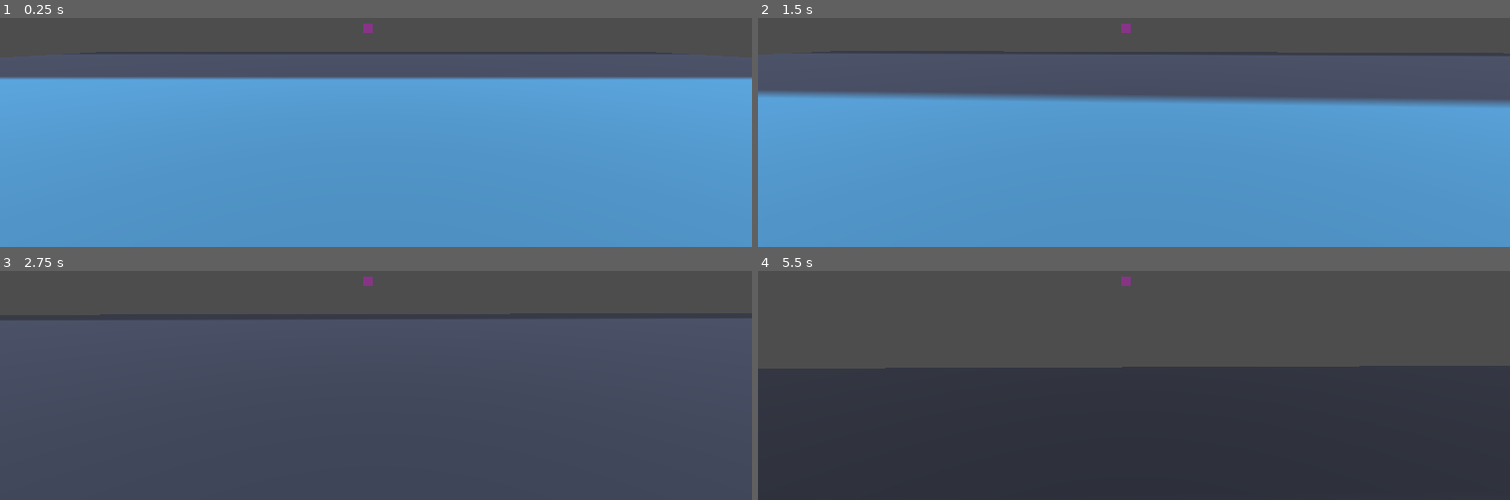
Above: before the commit, frames 1-4 (two rows, left to right).
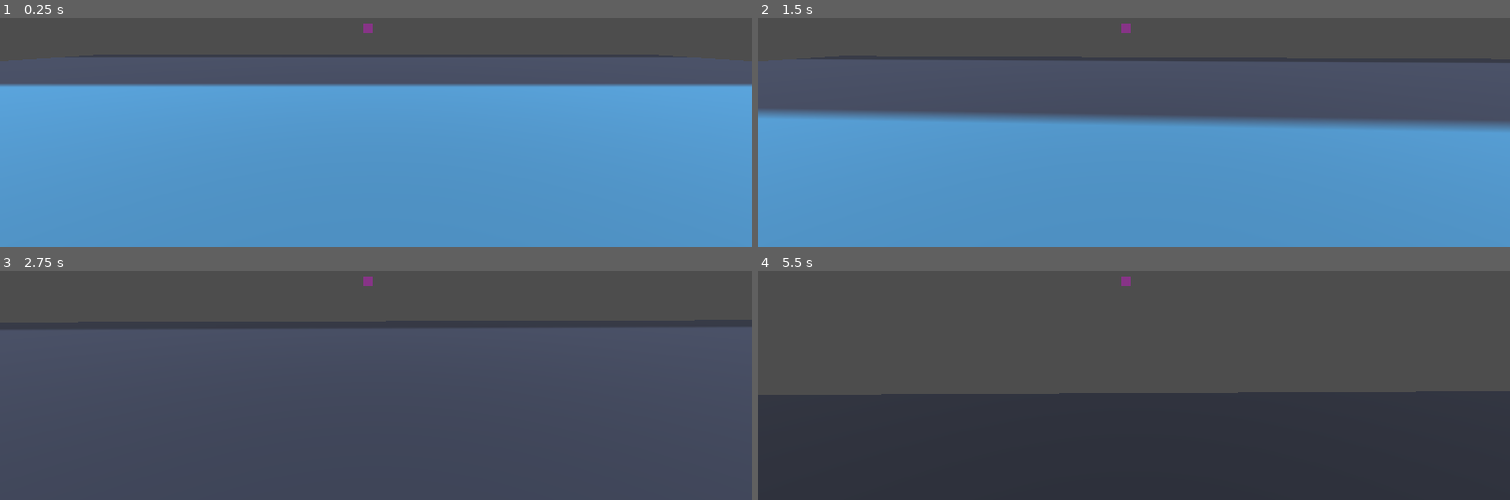
Above: after the commit, the same moments.

Repository: mabanana/FPS-Project-A
Game: Godot game, scene res://test_scene.tscn
Same seed, same stepped clock (60 frames per second), same inputs: the game is played once before the commit and once after it. The engine's default icon, where the game draws it, is replaced by a stand-in: a white triangle on a blue panel in a dark square.
Inputs (mouse positions are in pixels of both pictures, inside the frame that each line leads up to):
- Up to frame 1 (0.25 s): no input
- Up to frame 2 (1.5 s): tap Enter (ui_accept) at 0.5, 0.77 s; move the mouse to (1171, 34) at 0.52 s; press the mouse at (1171, 34) at 0.53 s; hold Up (ui_up) from 0.53 s (still down); move the mouse to (1096, 38) at 1.27 s; release the mouse at (1096, 38) at 1.28 s; click (1096, 38) at 1.35 s
- Up to frame 3 (2.75 s): keep holding Up (ui_up); tap Enter (ui_accept) at 1.52 s; move the mouse to (391, 282) at 2.02 s; press the mouse at (391, 282) at 2.03 s
- Up to frame 4 (5.5 s): keep holding Up (ui_up); move the mouse to (1126, 296) at 2.77 s; release the mouse at (1126, 296) at 2.78 s; click (1126, 296) at 2.85 s; tap Enter (ui_accept) at 3.02, 3.77, 4.52 s; move the mouse to (1186, 293) at 3.52 s; press the mouse at (1186, 293) at 3.53 s; move the mouse to (1073, 284) at 4.27 s; release the mouse at (1073, 284) at 4.28 s; click (1073, 284) at 4.35 s; move the mouse to (1141, 289) at 5.02 s; press the mouse at (1141, 289) at 5.03 s

The runs differ from the first frame. In frame 1, 5.4% of the frame differs, in the area x 0-100%, y 15-30%; in frame 2, 14%, in the area x 0-100%, y 15-50%; in frame 3, 3.4%; in frame 4, 11%.

Commit message:
Add damage number display on click

Diff:
--- /dev/null
+++ b/DamageNumber.gd
@@ -0,0 +1,22 @@
+extends Node3D
+class_name DamageNumber
+@onready var label = %Label
+@export var linger_time: int
+@export var rand_range_x : Vector2
+@export var rand_range_y : Vector2
+@export var rand_range_z : Vector2
+var rand_position : Vector3
+var damage_number: int = 0
+
+
+func _ready():
+	label.text = str(damage_number)
+	rand_position = Vector3(randf_range(rand_range_x.x,rand_range_x.y),
+	randf_range(rand_range_y.x,rand_range_y.y),
+	randf_range(rand_range_z.x,rand_range_z.y))
+
+func _process(delta):
+	var tween = get_tree().create_tween()
+	tween.tween_property(self, "position", rand_position, 2)
+	tween.tween_property(self, "scale", Vector2(), 2)
+	tween.tween_callback(queue_free)
--- /dev/null
+++ b/DamageNumber.tscn
@@ -0,0 +1,14 @@
+[gd_scene load_steps=2 format=3 uid="uid://ntdyygiwkdsj"]
+
+[ext_resource type="Script" path="res://DamageNumber.gd" id="1_yogaj"]
+
+[node name="DamageNumber" type="Node3D"]
+script = ExtResource("1_yogaj")
+linger_time = 1
+rand_range_x = Vector2(-1, 1)
+rand_range_y = Vector2(2, 3)
+rand_range_z = Vector2(-1, 1)
+
+[node name="Label" type="Label3D" parent="."]
+unique_name_in_owner = true
+billboard = 1
--- a/player.gd
+++ b/player.gd
@@ -1,11 +1,14 @@
 extends CharacterBody3D
 
 @onready var camera = %Camera3D
+@export var damage_floor: int = 1
+@export var damage_ceiling: int = 5
 const MOUSE_SENSITIVITY = 0.001
 const SPEED = 5.0
 const JUMP_VELOCITY = 4.5
 const VERTICAL_LOOK_LIMIT = 89.0
 const RAY_LENGTH = 1000
+
 
 func _ready():
 	Input.set_mouse_mode(Input.MOUSE_MODE_CAPTURED)
@@ -52,7 +55,8 @@
 	var end = origin + camera.project_ray_normal(mousepos) * RAY_LENGTH
 	var query = PhysicsRayQueryParameters3D.create(origin, end)
 	query.collide_with_areas = true
-
 	var result = space_state.intersect_ray(query)
 	if result:
+		if result.collider.has_method("take_damage"):
+			result.collider.take_damage(randf_range(damage_floor, damage_ceiling))
 		print(result.collider.name)
--- /dev/null
+++ b/target_dummy.gd
@@ -0,0 +1,9 @@
+extends CharacterBody3D
+class_name TargetDummy
+@onready var damage_number: PackedScene = preload("res://DamageNumber.tscn")
+
+func take_damage(damage):
+	var new_damage_number = damage_number.instantiate()
+	new_damage_number.damage_number = damage
+	new_damage_number.position = Vector3.UP*1.5
+	add_child(new_damage_number)
--- a/test_scene.tscn
+++ b/test_scene.tscn
@@ -1,7 +1,8 @@
-[gd_scene load_steps=9 format=3 uid="uid://bgp15f5w735mi"]
+[gd_scene load_steps=12 format=3 uid="uid://bgp15f5w735mi"]
 
 [ext_resource type="Script" path="res://player.gd" id="1_00xln"]
 [ext_resource type="Texture2D" uid="uid://brje054dv2kjn" path="res://icon.svg" id="1_fv1bh"]
+[ext_resource type="Script" path="res://target_dummy.gd" id="3_j23id"]
 
 [sub_resource type="PlaceholderTexture2D" id="PlaceholderTexture2D_bawmo"]
 
@@ -18,6 +19,12 @@
 [sub_resource type="BoxShape3D" id="BoxShape3D_roha1"]
 
 [sub_resource type="BoxMesh" id="BoxMesh_d7rov"]
+
+[sub_resource type="BoxMesh" id="BoxMesh_18jpo"]
+size = Vector3(1, 3, 1)
+
+[sub_resource type="BoxShape3D" id="BoxShape3D_qqwvd"]
+size = Vector3(1, 3, 1)
 
 [node name="Test Scene" type="Node3D"]
 
@@ -43,7 +50,7 @@
 texture = SubResource("PlaceholderTexture2D_bawmo")
 
 [node name="DirectionalLight3D" type="DirectionalLight3D" parent="."]
-transform = Transform3D(1, 0, 0, 0, 1.19249e-08, 1, 0, -1, 1.19249e-08, 0, 49, 0)
+transform = Transform3D(1, 0, 0, 0, -4.37114e-08, 1, 0, -1, -4.37114e-08, 0, 10, 0)
 
 [node name="Ground" type="StaticBody3D" parent="."]
 transform = Transform3D(1, 0, 0, 0, 1, 0, 0, 0, 1, 0, -1, 0)
@@ -67,7 +74,18 @@
 transform = Transform3D(1, 0, 0, 0, 1, 0, 0, 0, 1, 0, 1, 0)
 
 [node name="CollisionShape3D" type="CollisionShape3D" parent="Player"]
+transform = Transform3D(1, 0, 0, 0, 1, 0, 0, 0, 1, 0, -0.5, 0)
 shape = SubResource("BoxShape3D_roha1")
 
 [node name="MeshInstance3D" type="MeshInstance3D" parent="Player/CollisionShape3D"]
 mesh = SubResource("BoxMesh_d7rov")
+
+[node name="Target Dummy" type="CharacterBody3D" parent="."]
+transform = Transform3D(1, 0, 0, 0, 1, 0, 0, 0, 1, 10, 1.5, 0)
+script = ExtResource("3_j23id")
+
+[node name="MeshInstance3D" type="MeshInstance3D" parent="Target Dummy"]
+mesh = SubResource("BoxMesh_18jpo")
+
+[node name="CollisionShape3D" type="CollisionShape3D" parent="Target Dummy"]
+shape = SubResource("BoxShape3D_qqwvd")
